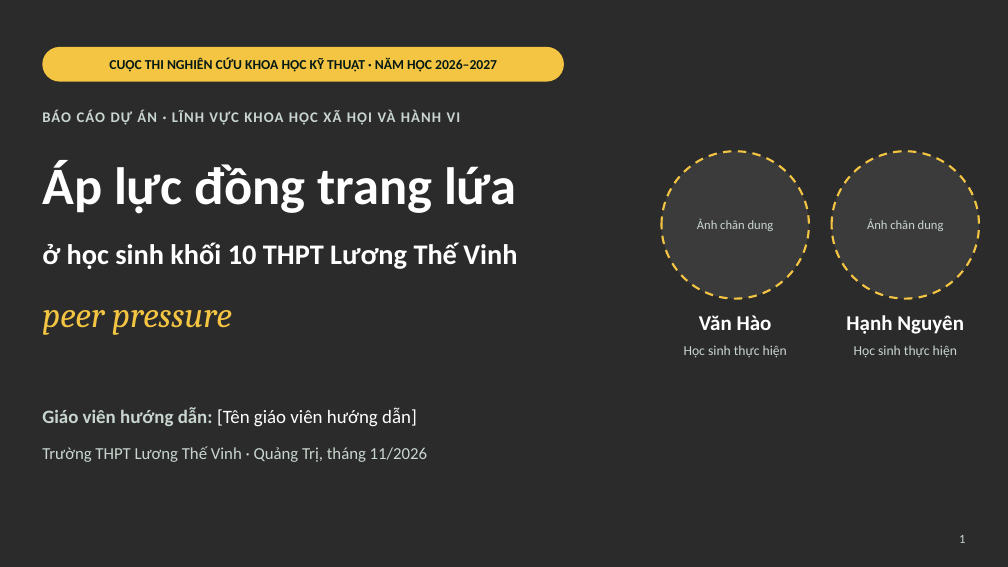
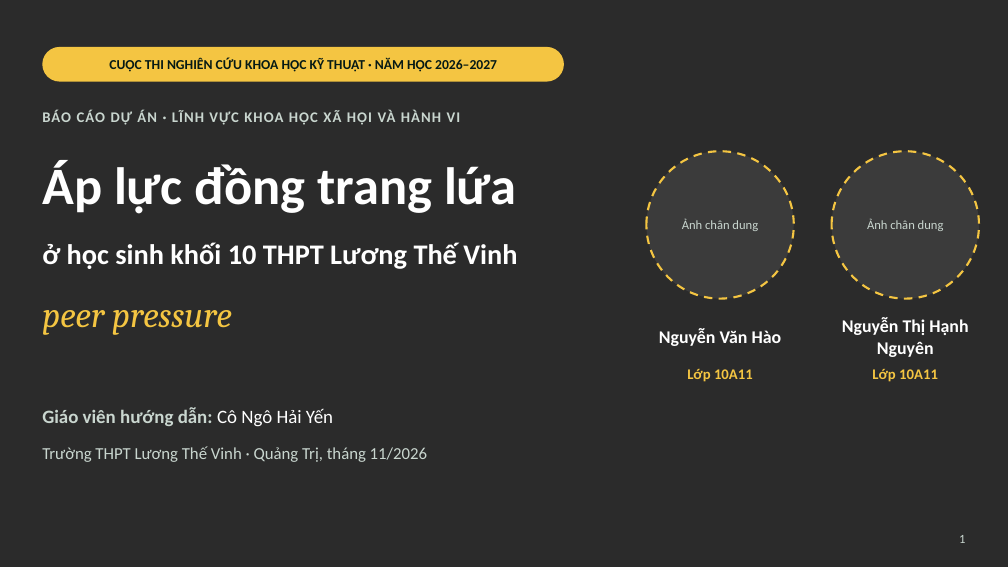
Before and after one commit to ngohuonglan2003-lab/Ppt-canva-ap-luc-dong-trang-lua, a slide deck: slide 1 of slide/Ap-luc-dong-trang-lua.pptx. Drawn at 1008x567 pixels with LibreOffice and Linux fonts; fonts in the diff are those of the drawing; background and template pictures are left out; a plain dark background stands for a picture behind light text. Boxes give left, top, right and bottom in pixels: in the first picture for what was removed or moved away, otherwise in the second. Text is boxed around its words. In the diff, an @@ line names an element or a change of style, - is before the commit and + after.

```diff
--- a/slide/Ap-luc-dong-trang-lua.pptx
+++ b/slide/Ap-luc-dong-trang-lua.pptx
@@ text "Ảnh chân dung": place and size @@
-text "Ảnh chân dung" at bbox=[697, 219, 774, 231]
+text "Ảnh chân dung" at bbox=[682, 219, 758, 231]
@@ ellipse: place and size @@
-ellipse at bbox=[662, 151, 809, 299]
+ellipse at bbox=[647, 151, 794, 299]
@@ text "Nguyễn Văn Hào" at bbox=[659, 329, 782, 346]: vertical alignment top to middle @@
@@ text at bbox=[659, 329, 782, 346]: text changed; size 20 to 17 pt @@
-Văn Hào
+Nguyễn Văn Hào
@@ text "Nguyễn Thị Hạnh Nguyên" at bbox=[842, 318, 968, 357]: vertical alignment top to middle @@
@@ text at bbox=[842, 318, 968, 357]: text changed; size 20 to 17 pt @@
-Hạnh Nguyên
+Nguyễn Thị Hạnh Nguyên
@@ text at bbox=[687, 369, 753, 382]: text changed; size 13 to 14 pt; text colour #C9D6CF to #F4C542; bold on @@
-Học sinh thực hiện
+Lớp 10A11
@@ text at bbox=[872, 369, 938, 382]: text changed; size 13 to 14 pt; text colour #C9D6CF to #F4C542; bold on @@
-Học sinh thực hiện
+Lớp 10A11
@@ text at bbox=[42, 407, 333, 427]: text changed; text colour #FFFFFF to #C9D6CF; bold on @@
-Giáo viên hướng dẫn: [Tên giáo viên hướng dẫn]
+Giáo viên hướng dẫn: Cô Ngô Hải Yến
```
Also in this commit, not shown: 11 other slides changed, 2 other files.
